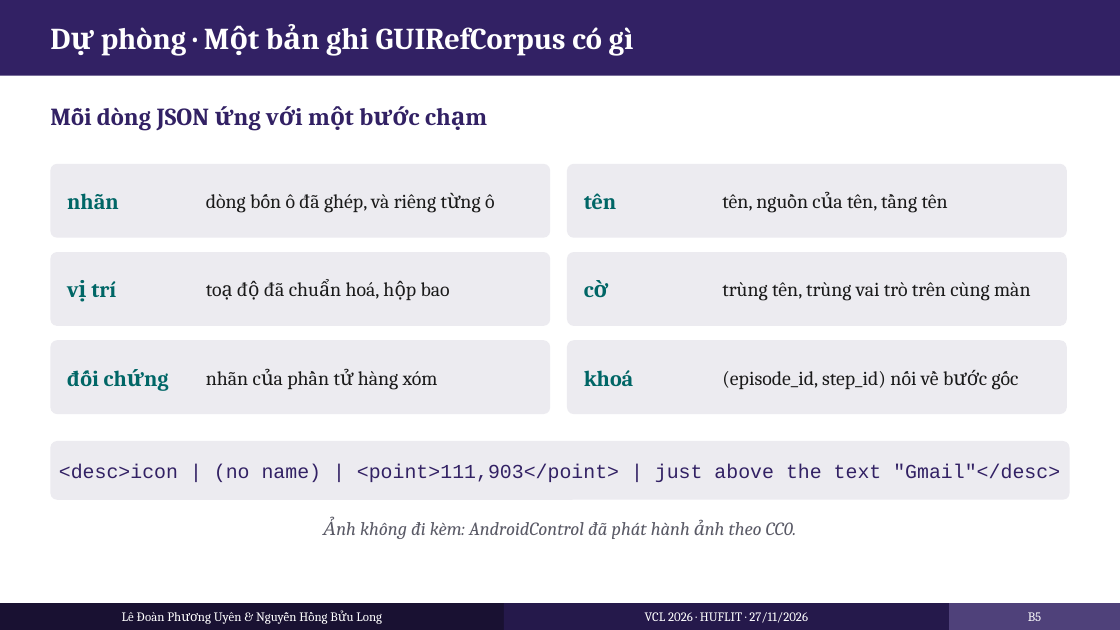
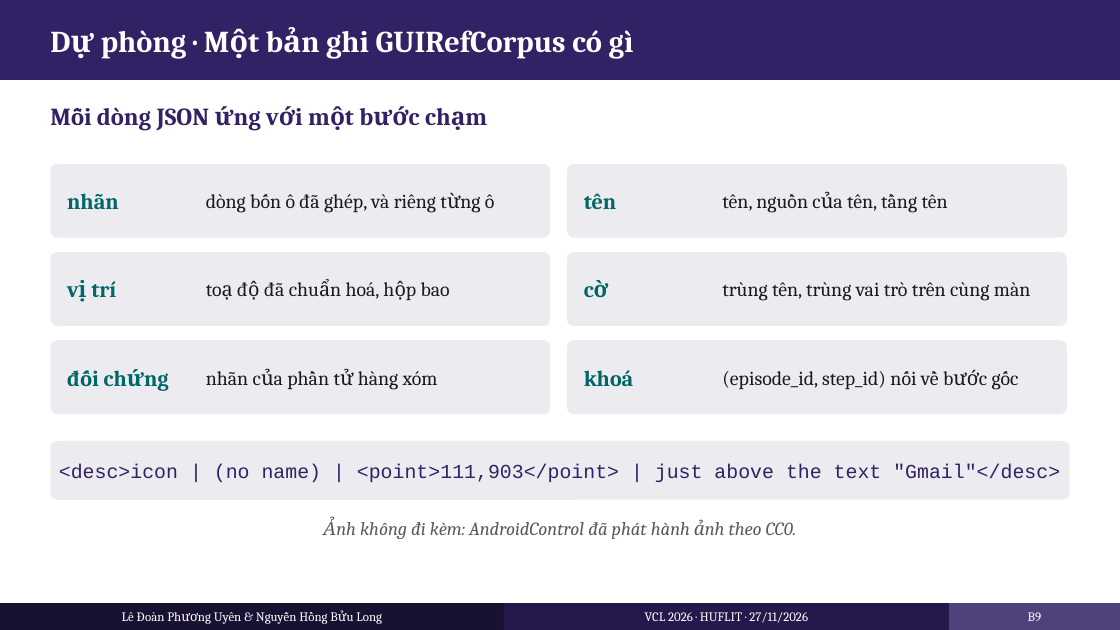
Before and after one commit to UyenLe0712/thesis, a slide deck: slide 25 of slides/VCL2026_SLIDE_15_11.pptx (slide 22 before the commit). Drawn at 1120x630 pixels with LibreOffice and Linux fonts; fonts in the diff are those of the drawing. Boxes give left, top, right and bottom in pixels: in the first picture for what was removed or moved away, otherwise in the second. Text is boxed around its words. In the diff, an @@ line names an element or a change of style, - is before the commit and + after.

```diff
--- a/slides/VCL2026_SLIDE_15_11.pptx
+++ b/slides/VCL2026_SLIDE_15_11.pptx
@@ rectangle: place and size @@
-rectangle at bbox=[0, 0, 1120, 76]
+rectangle at bbox=[0, 0, 1120, 80]
@@ text at bbox=[1028, 612, 1042, 621]: text changed @@
-B5
+B9
```
Also in this commit, not shown: 12 other slides changed, 14 slides added, 10 slides removed, 54 other files.
